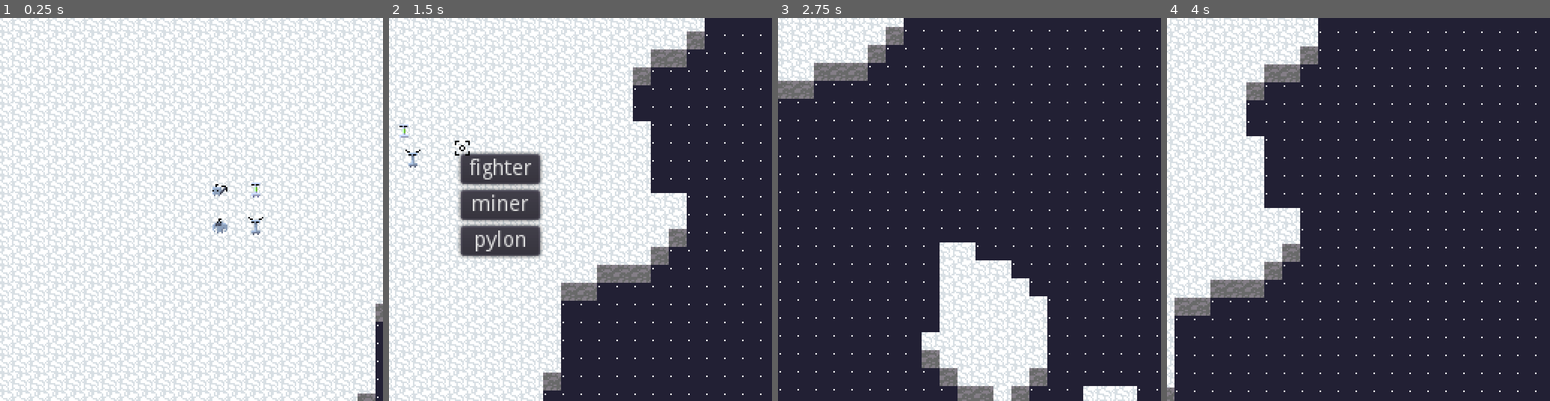
Above: before the commit, frames 1-4 (left to right).
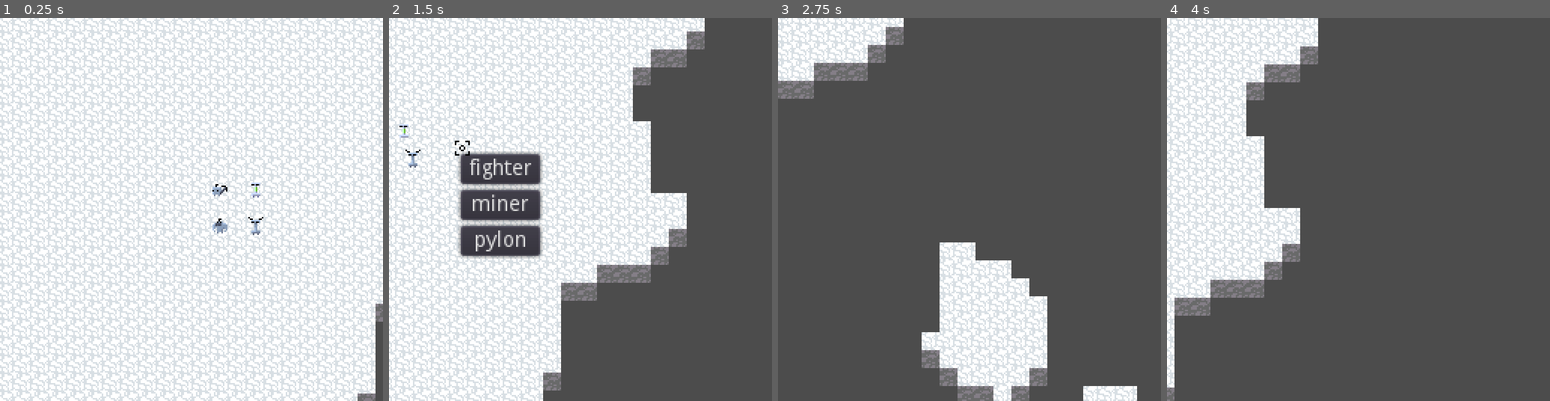
Above: after the commit, the same moments.

Repository: markpwns1/telephone-miners
Game: Godot game, scene res://scenes/game.tscn
Two runs of this game, one before a commit and one after it. Both use one fixed random seed, a clock stepped at 60 frames per second and the inputs below.
Inputs (mouse positions are in pixels of both pictures, inside the frame that each line leads up to):
- Up to frame 1 (0.25 s): no input
- Up to frame 2 (1.5 s): move the mouse to (637, 209) at 0.52 s; hold D (control_right) 0.53-1.28 s; click (637, 209) at 0.67 s; move the mouse to (469, 163) at 1.27 s; hold S (control_down) from 1.28 s (still down); click (469, 163) at 1.42 s
- Up to frame 3 (2.75 s): move the mouse to (1007, 125) at 2.02 s; release S (control_down) at 2.03 s; hold D (control_right) from 2.03 s (still down)
- Up to frame 4 (4 s): move the mouse to (1339, 286) at 2.77 s; release D (control_right) at 2.78 s; hold W (control_up) 2.78-3.53 s; click (1339, 286) at 2.92 s; move the mouse to (1473, 266) at 3.52 s; hold A (control_left) from 3.53 s (still down)

The runs differ from the first frame. In frame 1, 0.4% of the frame differs, in the area x 98-100%, y 79-100%; in frame 2, 36%; in frame 3, 84%, in the area x 0-100%, y 0-100%; in frame 4, 77%.

Commit message:
bad attempt at ore placement

Diff:
--- a/objects/generate_world.gd
+++ b/objects/generate_world.gd
@@ -4,9 +4,14 @@
 export var size_x = 128
 export var size_y = 128
 
+export var ore_count = 20
+
+var rng = RandomNumberGenerator.new()
 var noise = OpenSimplexNoise.new()
 
 var center = Vector2(0.5, 0.5)
+
+onready var ore = preload("res://objects/ore.tscn")
 
 func _ready():
 	noise.seed = randi()
@@ -23,5 +28,18 @@
 			if height > 0:
 				set_cell(x, y, 2)
 				set_cell(x, y - 1, 0)
-			else:
-				set_cell(x, y, 1)
+
+	var i = 0
+	while i < ore_count:
+		var x = rng.randi_range(0, 128)
+		var y = rng.randi_range(0, 128)
+		while get_cell(x, y) == 2:
+			x = rng.randi_range(0, 128)
+			y = rng.randi_range(0, 128)
+
+		var inst = ore.instance()
+		inst.position.x = x * 12
+		inst.position.y = y * 12
+		i += 1
+
+		print(inst.position)
--- /dev/null
+++ b/objects/ore.tscn
@@ -0,0 +1,9 @@
+[gd_scene load_steps=2 format=2]
+
+[ext_resource path="res://assets/resource_rock.png" type="Texture" id=1]
+
+[node name="ore" type="Node2D"]
+
+[node name="Sprite" type="Sprite" parent="."]
+z_index = 1
+texture = ExtResource( 1 )
--- a/objects/world.tscn
+++ b/objects/world.tscn
@@ -85,3 +85,4 @@
 cell_size = Vector2( 12, 12 )
 format = 1
 script = ExtResource( 2 )
+ore_count = 100
Not shown: 1 places in scenes/game.tscn that only renumber resources
